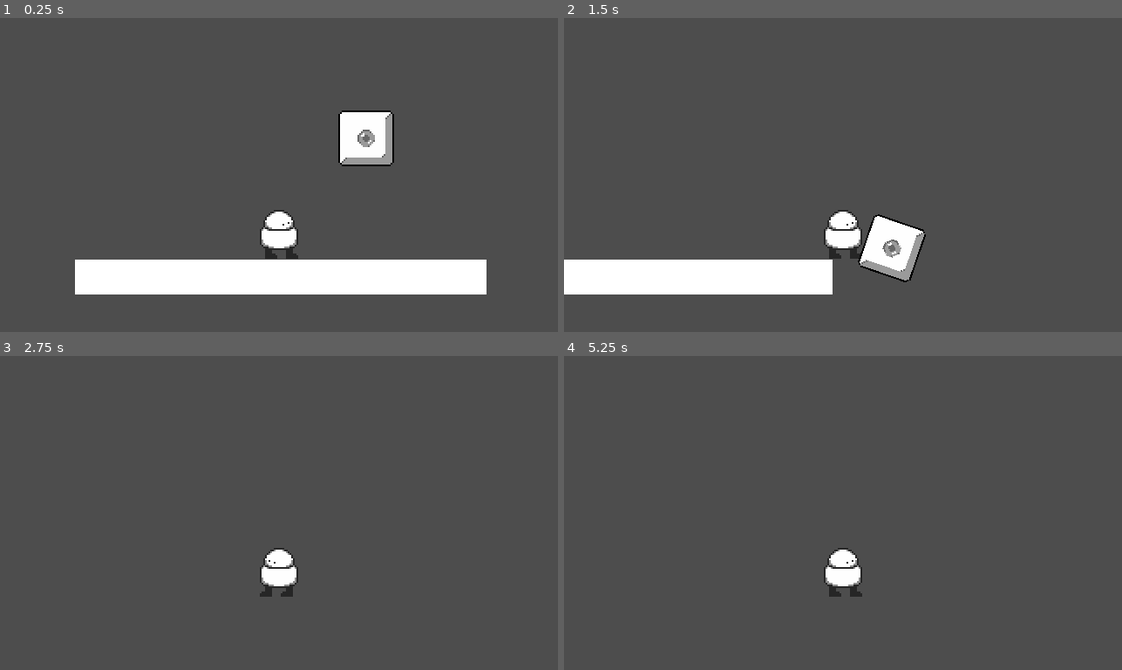
Above: before the commit, frames 1-4 (two rows, left to right).
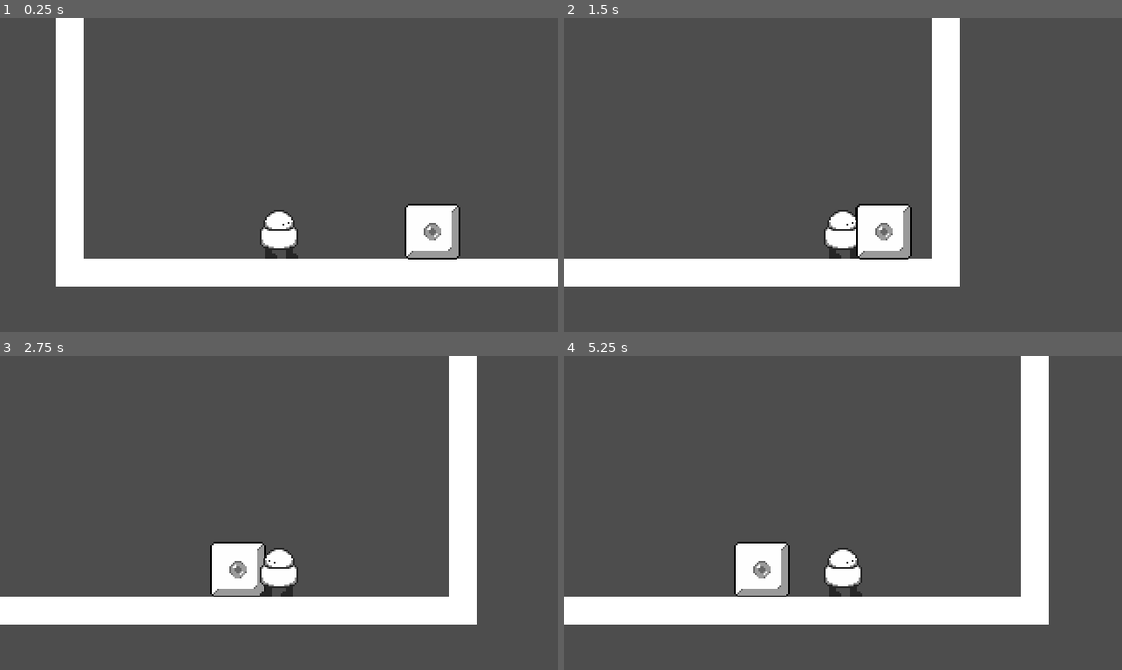
Above: after the commit, the same moments.

Repository: Edmund-Prescott/Insane-O-Odyssey
Game: Godot game, scene res://level scenes/dungeons_1.tscn
Same seed, same stepped clock (60 frames per second), same inputs: the game is played once before the commit and once after it.
Inputs:
- Up to frame 1 (0.25 s): no input
- Up to frame 2 (1.5 s): hold Right (Right) from 0.53 s (still down); tap Space (Jump) at 0.77 s
- Up to frame 3 (2.75 s): tap Space (Jump) at 1.52 s; release Right (Right) at 2.03 s; hold Left (Left) from 2.03 s (still down)
- Up to frame 4 (5.25 s): release Left (Left) at 2.78 s; hold Right (Right) 2.78-4.28 s; tap Space (Jump) at 3.02, 3.77, 4.52 s; hold Left (Left) 4.28-5.03 s; hold Right (Right) from 5.03 s (still down)

The runs differ from the first frame. In frame 1, 11% of the frame differs, in the area x 10-100%, y 0-89%; in frame 2, 8.5%; in frame 3, 13%; in frame 4, 13%, in the area x 0-87%, y 0-86%.

Commit message:
new test level

Diff:
--- a/game/push_block.tscn
+++ b/game/push_block.tscn
@@ -1,7 +1,6 @@
-[gd_scene load_steps=4 format=3 uid="uid://bwthkoia5k4kh"]
+[gd_scene load_steps=3 format=3 uid="uid://bwthkoia5k4kh"]
 
 [ext_resource type="Texture2D" uid="uid://brbefe78k31rh" path="res://assets/game sprites/push_block.png" id="1_0imc5"]
-[ext_resource type="Script" path="res://game/push_block.gd" id="1_o4xi6"]
 
 [sub_resource type="RectangleShape2D" id="RectangleShape2D_exi8c"]
 size = Vector2(32, 32)
@@ -9,7 +8,6 @@
 [node name="push_block" type="RigidBody2D"]
 collision_layer = 0
 collision_mask = 3
-script = ExtResource("1_o4xi6")
 
 [node name="Sprite2D" type="Sprite2D" parent="."]
 texture = ExtResource("1_0imc5")
--- a/level scenes/dungeons_1.gd
+++ b/level scenes/dungeons_1.gd
@@ -1 +1,7 @@
 extends Node2D
+
+@onready var collision_polygon_2d = $StaticBody2D/CollisionPolygon2D
+@onready var polygon_2d = $StaticBody2D/CollisionPolygon2D/Polygon2D
+
+func _ready():
+	polygon_2d.polygon = collision_polygon_2d.polygon
--- a/level scenes/dungeons_1.tscn
+++ b/level scenes/dungeons_1.tscn
@@ -1,29 +1,21 @@
-[gd_scene load_steps=5 format=3 uid="uid://b3wrenrwl2wte"]
+[gd_scene load_steps=4 format=3 uid="uid://b3wrenrwl2wte"]
 
 [ext_resource type="PackedScene" uid="uid://uuksu5g2js0s" path="res://game/player.tscn" id="1_qah0c"]
 [ext_resource type="Script" path="res://level scenes/dungeons_1.gd" id="1_ry2cg"]
 [ext_resource type="PackedScene" uid="uid://bwthkoia5k4kh" path="res://game/push_block.tscn" id="3_r678e"]
 
-[sub_resource type="RectangleShape2D" id="RectangleShape2D_srff2"]
-size = Vector2(235, 19)
-
 [node name="Dungeons_1" type="Node2D"]
 script = ExtResource("1_ry2cg")
 
 [node name="player" parent="." instance=ExtResource("1_qah0c")]
-position = Vector2(160, 107)
+position = Vector2(128, 136)
 
-[node name="platform" type="StaticBody2D" parent="."]
+[node name="StaticBody2D" type="StaticBody2D" parent="."]
 
-[node name="CollisionShape2D" type="CollisionShape2D" parent="platform"]
-position = Vector2(161, 143)
-shape = SubResource("RectangleShape2D_srff2")
+[node name="CollisionPolygon2D" type="CollisionPolygon2D" parent="StaticBody2D"]
+polygon = PackedVector2Array(0, -16, 0, 168, 320, 168, 320, -16, 304, -16, 304, 152, 16, 152, 16, -16)
 
-[node name="ColorRect" type="ColorRect" parent="platform/CollisionShape2D"]
-offset_left = -118.0
-offset_top = -9.0
-offset_right = 118.0
-offset_bottom = 11.0
+[node name="Polygon2D" type="Polygon2D" parent="StaticBody2D/CollisionPolygon2D"]
 
 [node name="push_block" parent="." instance=ExtResource("3_r678e")]
-position = Vector2(210, 36)
+position = Vector2(216, 136)
